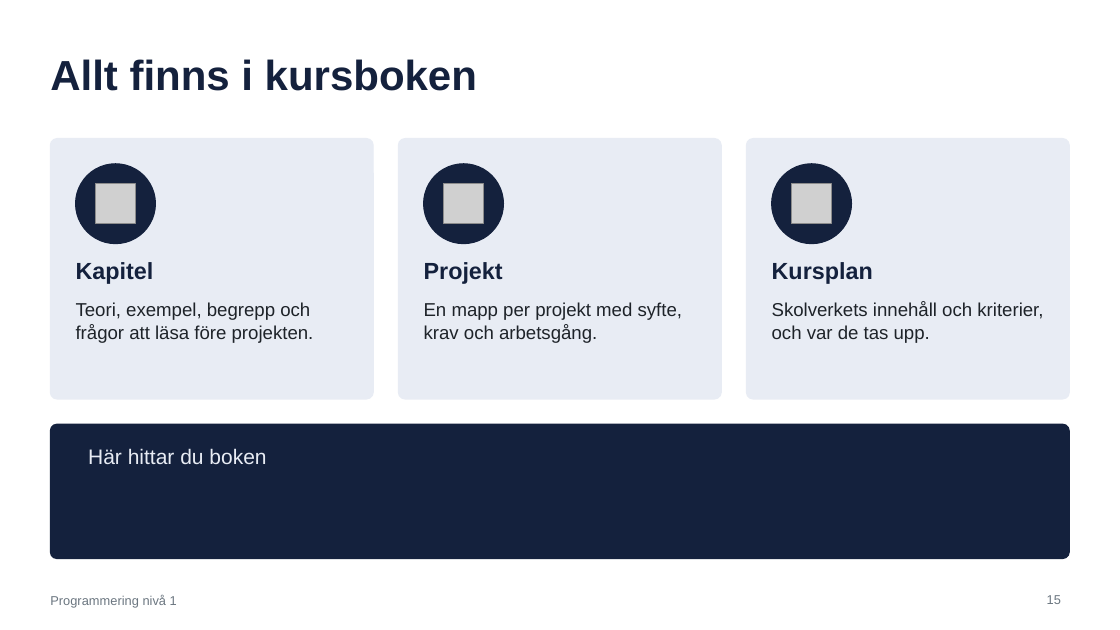
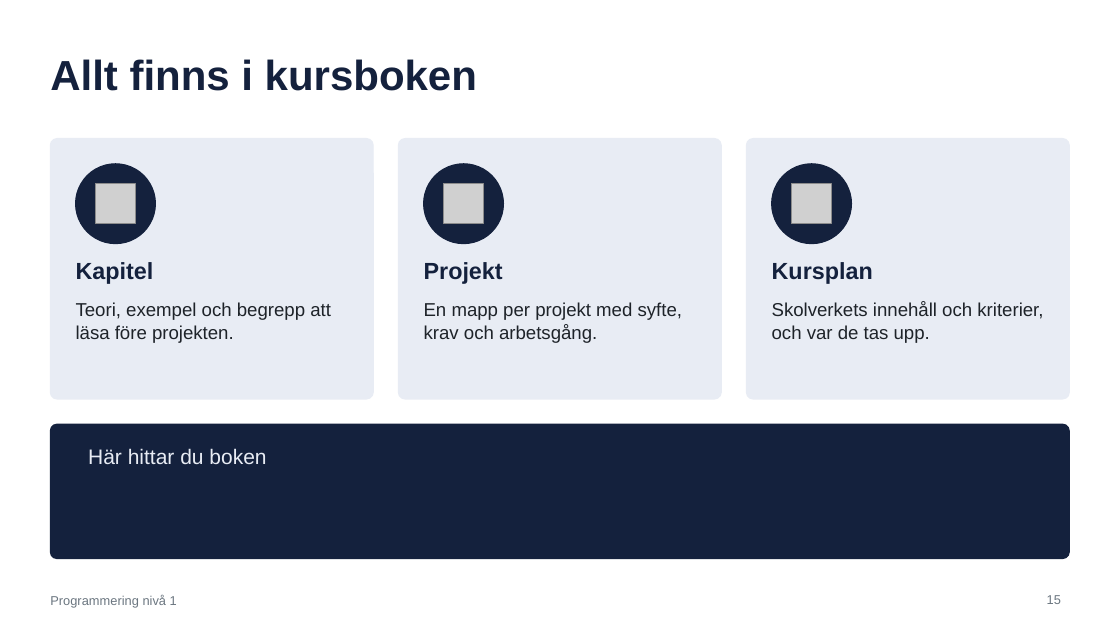
Before and after one commit to abbindustrigymnasium/programmering1-kursbok, a slide deck: slide 15 of Programmering 1 - Kurspresentation.pptx. Drawn at 1120x630 pixels with LibreOffice and Linux fonts; fonts in the diff are those of the drawing; grey boxes stand for pictures. Boxes give left, top, right and bottom in pixels: in the first picture for what was removed or moved away, otherwise in the second. Text is boxed around its words. In the diff, an @@ line names an element or a change of style, - is before the commit and + after.

```diff
--- a/Programmering 1 - Kurspresentation.pptx
+++ b/Programmering 1 - Kurspresentation.pptx
@@ text at (x1=76, y1=302, x2=331, y2=343): text changed @@
-Teori, exempel, begrepp och frågor att läsa före projekten.
+Teori, exempel och begrepp att läsa före projekten.
```
Also in this commit, not shown: 10 other files.
